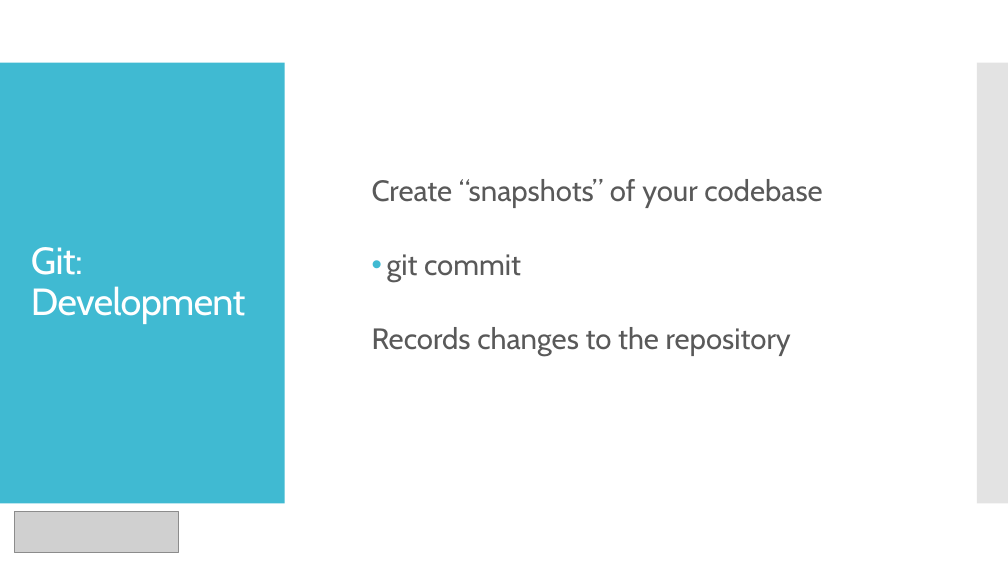
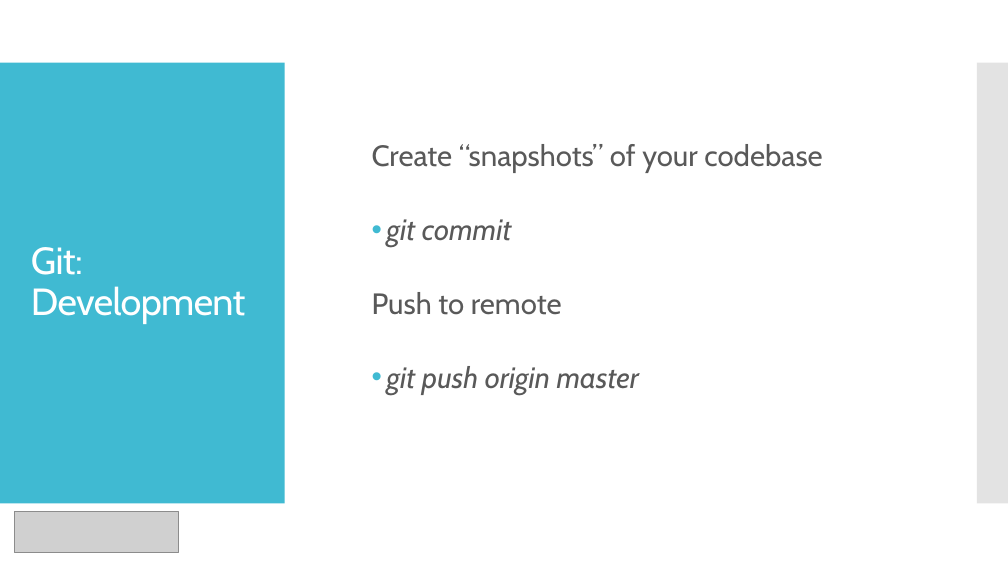
Before and after one commit to shashwatx/git_101, a slide deck: slide 26 of presentation.pptx. Drawn at 1008x567 pixels with LibreOffice and Linux fonts; fonts in the diff are those of the drawing; grey boxes stand for pictures. Boxes give left, top, right and bottom in pixels: in the first picture for what was removed or moved away, otherwise in the second. Text is boxed around its words. In the diff, an @@ line names an element or a change of style, - is before the commit and + after.

Commit message:
Some changes to repository.

```diff
--- a/presentation.pptx
+++ b/presentation.pptx
@@ text at box(387, 219, 512, 247): italic on in "git commit" @@
@@ text at box(372, 292, 639, 395): text changed; italic on @@
-  Records changes to the repository
+  Push to remote
+  • git push origin master
```
Also in this commit, not shown: 9 other slides changed, 1 slide removed, 2 other files.
